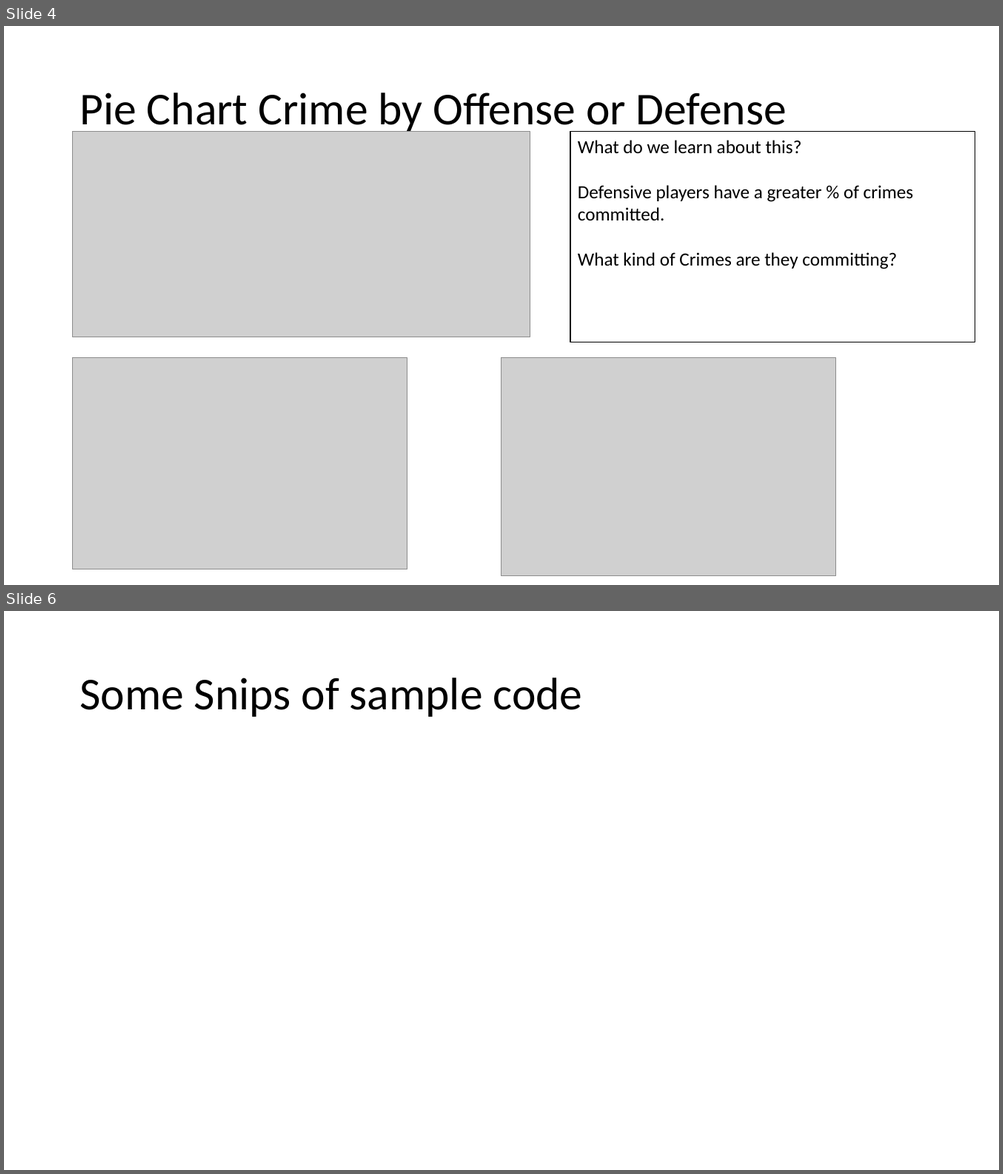
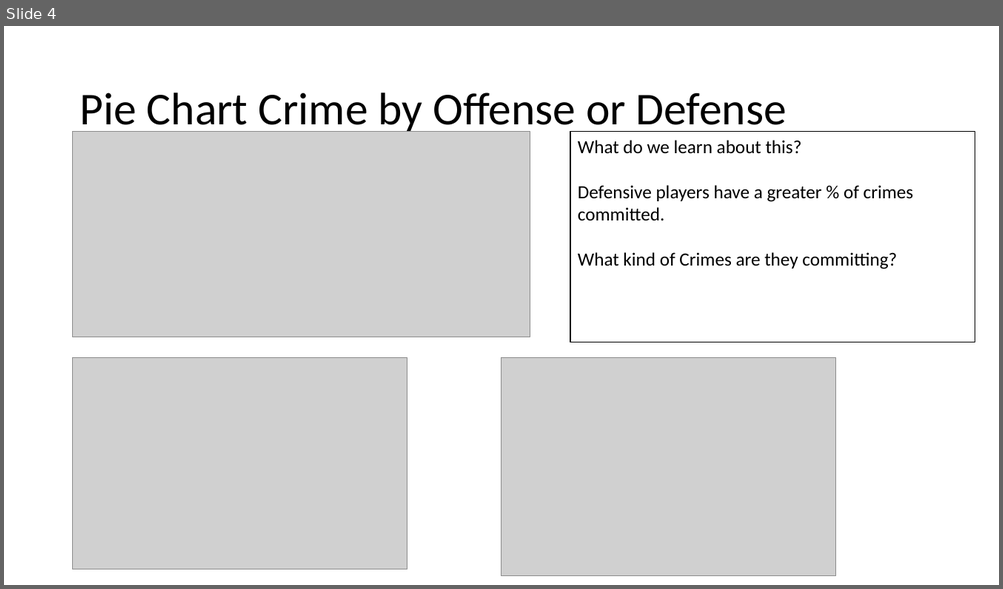
Before and after one commit to alecslaney/project2, a slide deck: CHADS_CODING/CRIME + NFL.pptx. Shown one above the other, each under a label of ours: slides 4 and 6 before the commit, slide 4 after it; the slides between them are not shown. The pictures are 1003x1174 and 1003x589 pixels, drawn with LibreOffice and Linux fonts; fonts in the diff are those of the drawing; grey boxes stand for pictures. Boxes give left, top, right and bottom in pixels: in the first picture for what was removed or moved away, otherwise in the second. Text is boxed around its words. In the diff, an @@ line names an element or a change of style, - is before the commit and + after.

```diff
--- a/CHADS_CODING/CRIME + NFL.pptx
+++ b/CHADS_CODING/CRIME + NFL.pptx
@@ slide 6 removed at (x1=4, y1=611, x2=999, y2=1170), background #FFFFFF @@
@@ title removed at (x1=79, y1=678, x2=583, y2=717) @@
-Some Snips of sample code
```
Also in this commit, not shown: 2 slides added, 1 other slide removed, 3 other files.
